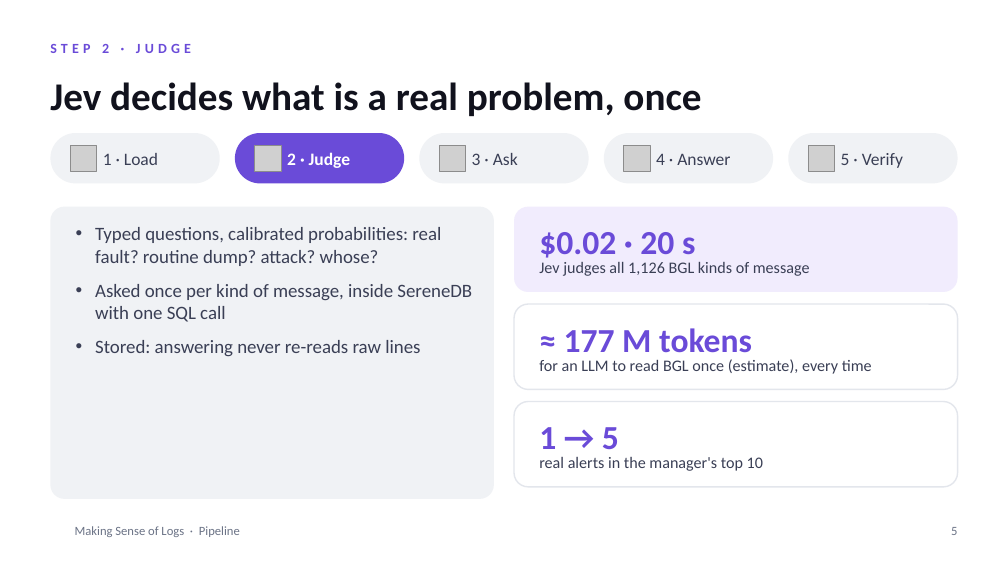
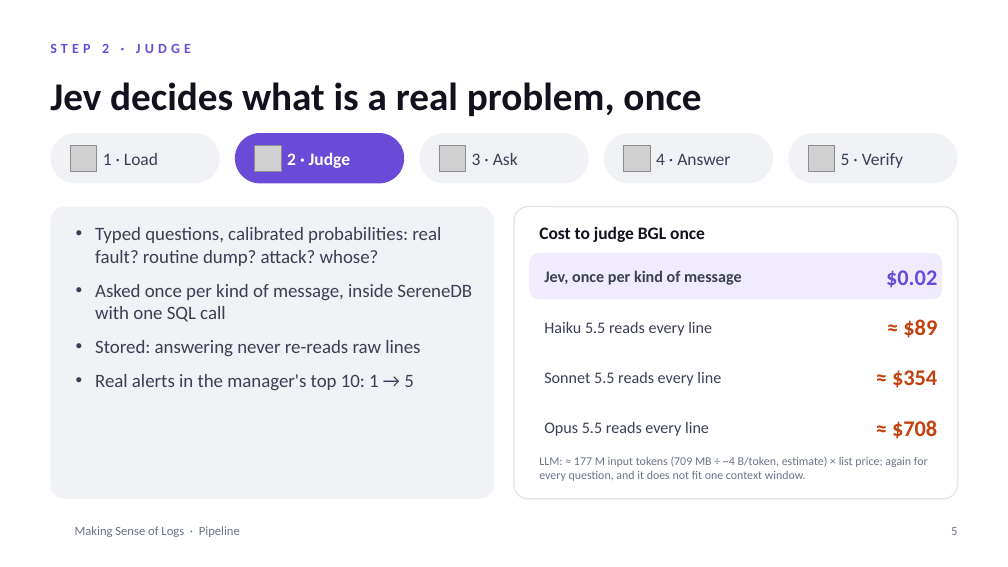
Before and after one commit to aircode610/making-sense-of-logs-schubki-ai-hackathon, a slide deck: slide 5 of docs/slides/making-sense-of-logs.pptx. Drawn at 1008x567 pixels with LibreOffice and Linux fonts; fonts in the diff are those of the drawing; grey boxes stand for pictures; background and template pictures are left out. Boxes give left, top, right and bottom in pixels: in the first picture for what was removed or moved away, otherwise in the second. Text is boxed around its words. In the diff, an @@ line names an element or a change of style, - is before the commit and + after.

```diff
--- a/docs/slides/making-sense-of-logs.pptx
+++ b/docs/slides/making-sense-of-logs.pptx
@@ rounded rectangle: place and size @@
-rounded rectangle at box(514, 401, 958, 487)
+rounded rectangle at box(514, 207, 958, 499)
@@ rounded rectangle at box(514, 207, 958, 499): proportions changed @@
@@ rounded rectangle removed at box(514, 207, 958, 292) @@
@@ text at box(539, 226, 705, 242): text changed; size 11.5 to 12.5 pt; text colour #3A3F55 to #11121D; bold on @@
-Jev judges all 1,126 BGL kinds of message
+Cost to judge BGL once
@@ text "Cost to judge BGL once" at box(539, 226, 705, 242): vertical alignment top to middle @@
@@ rounded rectangle: place and size @@
-rounded rectangle at box(514, 304, 958, 390)
+rounded rectangle at box(529, 253, 942, 299)
@@ rounded rectangle at box(529, 253, 942, 299): fill #FFFFFF to #F1ECFD; outline #E3E6EC 1 pt to none; proportions changed @@
@@ text "Jev, once per kind of ..." at box(544, 270, 742, 285): vertical alignment bottom to middle @@
@@ text "$0.02" at box(886, 270, 937, 288): vertical alignment bottom to middle @@
@@ text at box(544, 270, 742, 285): text changed; size 24 to 11.5 pt; text colour #6A4BD8 to #3A3F55 @@
-≈ 177 M tokens
+Jev, once per kind of message
@@ text at box(886, 270, 937, 288): text changed; size 24 to 16 pt @@
-$0.02 · 20 s
+$0.02
@@ text added at box(544, 322, 712, 336), 11.5 pt, text #3A3F55 @@
+Haiku 5.5 reads every line
@@ text added at box(903, 319, 937, 338), 16 pt, text #C2410C, bold @@
+≈ $89
@@ text removed at box(539, 359, 872, 374) @@
-for an LLM to read BGL once (estimate), every time
@@ text at box(95, 374, 414, 390): paragraph added @@
+• Real alerts in the manager's top 10: 1 → 5
@@ text added at box(544, 372, 721, 386), 11.5 pt, text #3A3F55 @@
+Sonnet 5.5 reads every line
@@ text added at box(892, 370, 937, 388), 16 pt, text #C2410C, bold @@
+≈ $354
@@ text removed at box(539, 427, 619, 458) @@
-1 → 5
@@ text added at box(544, 422, 709, 436), 11.5 pt, text #3A3F55 @@
+Opus 5.5 reads every line
@@ text added at box(892, 420, 937, 439), 16 pt, text #C2410C, bold @@
+≈ $708
@@ text removed at box(539, 457, 763, 471) @@
-real alerts in the manager's top 10
@@ text added at box(539, 456, 928, 481), 8.5 pt, text #6B7386 @@
+LLM: ≈ 177 M input tokens (709 MB ÷ ~4 B/token, estimate) × list price; again for every question, and it does not fit one context window.
```
Also in this commit, not shown: 3 other files.
